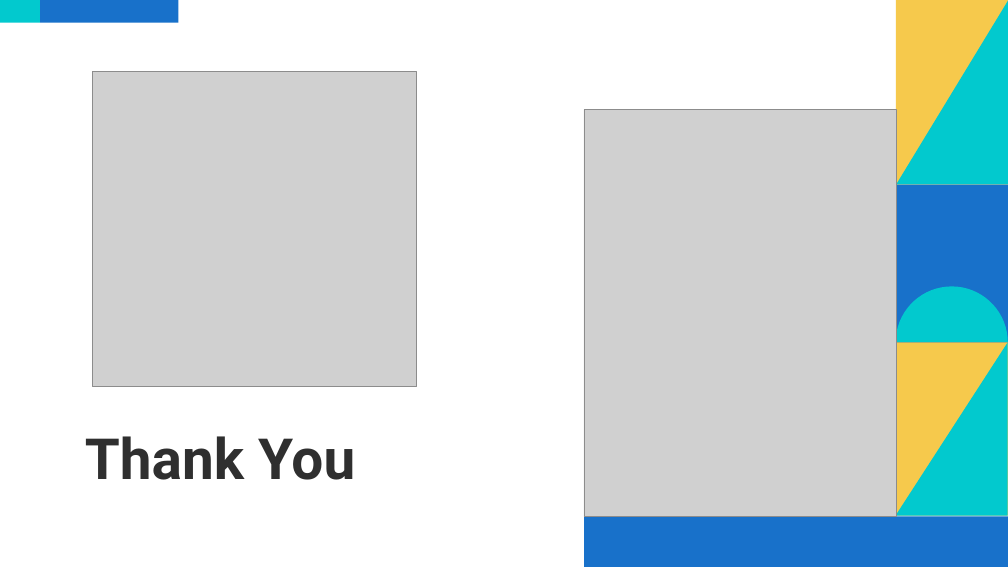
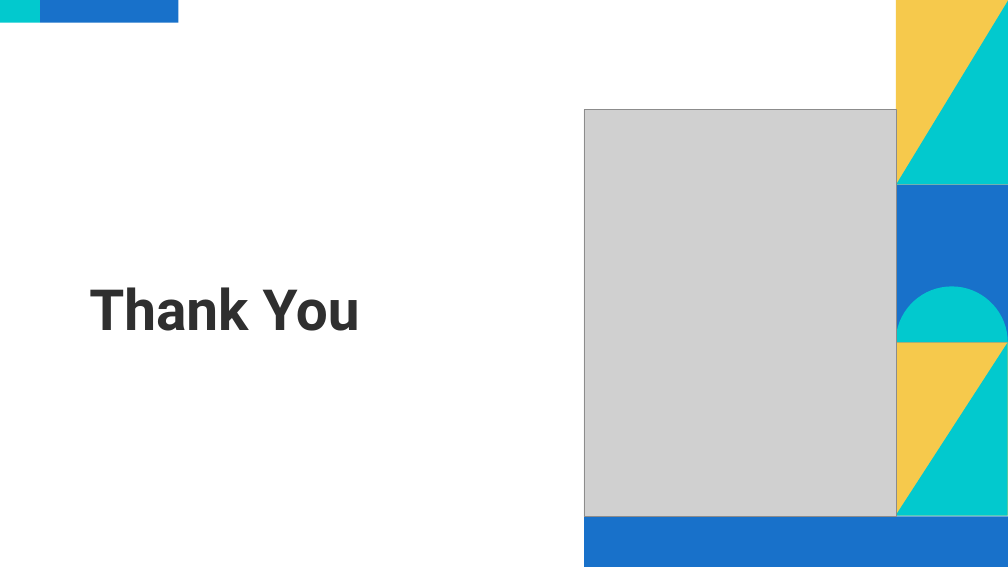
Before and after one commit to scottfly189/dotnet_net_course, a slide deck: slide 11 of src/课程大纲.odp. Drawn at 1008x567 pixels with LibreOffice and Linux fonts; fonts in the diff are those of the drawing; grey boxes stand for pictures. Boxes give left, top, right and bottom in pixels: in the first picture for what was removed or moved away, otherwise in the second. Text is boxed around its words. In the diff, an @@ line names an element or a change of style, - is before the commit and + after.

```diff
--- a/src/课程大纲.odp
+++ b/src/课程大纲.odp
@@ picture removed at (92, 71, 416, 386) @@
@@ title "Thank You": place and size @@
-title "Thank You" at (85, 436, 355, 480)
+title "Thank You" at (89, 287, 360, 331)
```
Also in this commit, not shown: 5 other slides changed, 2 other files.
